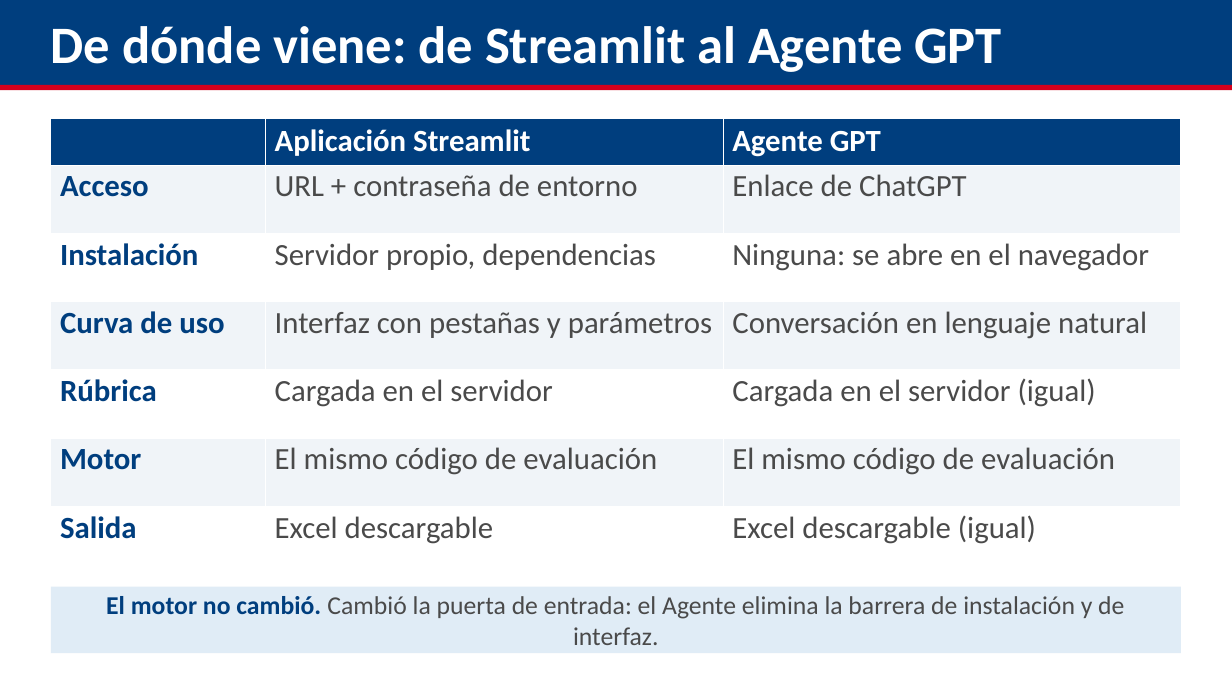
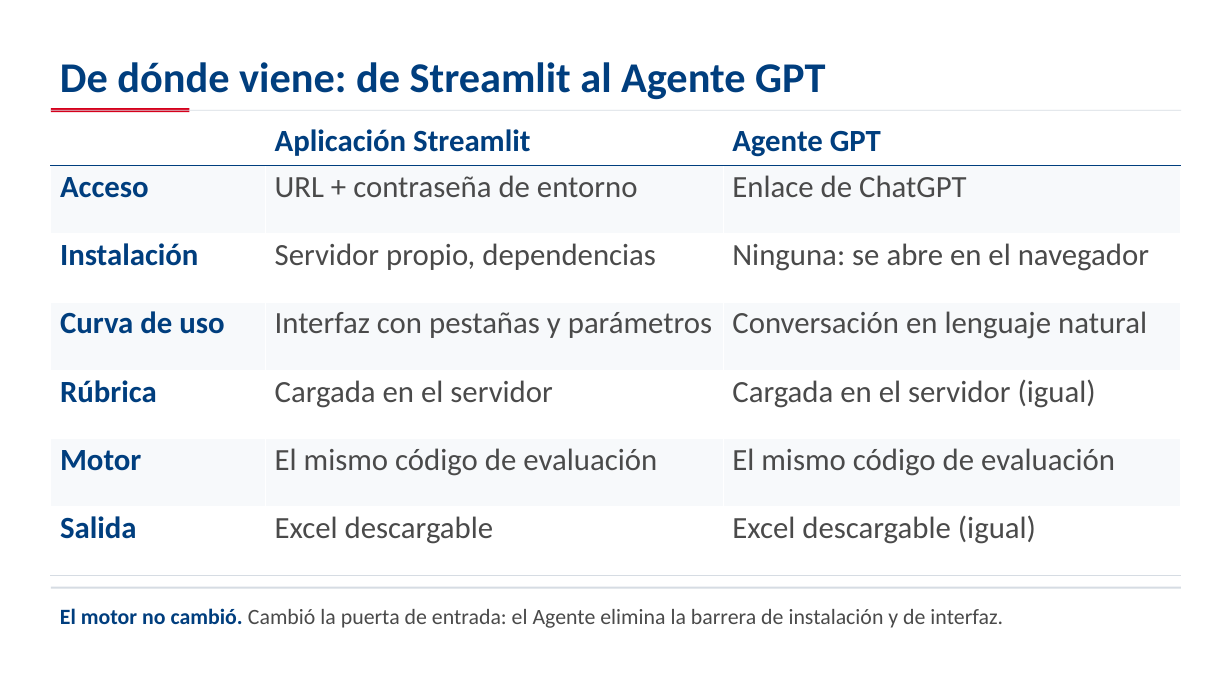
Before and after one commit to aevpsnow6-oss/deploy, a slide deck: slide 4 of presentation/capacitacion_appraisal/Capacitacion_Appraisal_GPT_Ahmed.pptx (slide 3 before the commit). Drawn at 1232x693 pixels with LibreOffice and Linux fonts; fonts in the diff are those of the drawing. Boxes give left, top, right and bottom in pixels: in the first picture for what was removed or moved away, otherwise in the second. Text is boxed around its words. In the diff, an @@ line names an element or a change of style, - is before the commit and + after.

```diff
--- a/presentation/capacitacion_appraisal/Capacitacion_Appraisal_GPT_Ahmed.pptx
+++ b/presentation/capacitacion_appraisal/Capacitacion_Appraisal_GPT_Ahmed.pptx
@@ rectangle removed at [0,0,1232,85] @@
@@ text "De dónde viene: de Streamlit ...": place and size @@
-text "De dónde viene: de Streamlit ..." at [51,26,1001,72]
+text "De dónde viene: de Streamlit ..." at [60,62,825,99]
@@ text "De dónde viene: de Streamlit ..." at [60,62,825,99]: size 41 to 33 pt, text colour #FFFFFF to #003E7E @@
@@ table at [51,118,1180,575] @@
@@ fill #003E7E to #FFFFFF in row 1 @@
@@ fill #F0F4F8 to #F7F9FB in 9 cells @@
@@ text colour #FFFFFF to #003E7E in "Aplicación Streamlit", "Agente GPT" @@
@@ borders changed @@
@@ rectangle: place and size @@
-rectangle at [0,85,1232,91]
+rectangle at [51,110,1181,111]
@@ rectangle at [51,110,1181,111]: fill #D6001C to #D6DCE3 @@
@@ rectangle added at [51,108,189,112], fill #D6001C @@
@@ text "El motor no cambió. Cambió ...": place and size @@
-text "El motor no cambió. Cambió ..." at [51,587,1181,653]
+text "El motor no cambió. Cambió ..." at [60,608,1003,628]
@@ text "El motor no cambió. Cambió ..." at [60,608,1003,628]: size 20 to 17 pt; alignment centre to left; vertical alignment middle to top; fill #E0ECF6 to none @@
@@ rectangle added at [51,587,1181,589], fill #D6DCE3 @@
```
Also in this commit, not shown: 26 other slides changed, 6 slides added, 8 other files.
